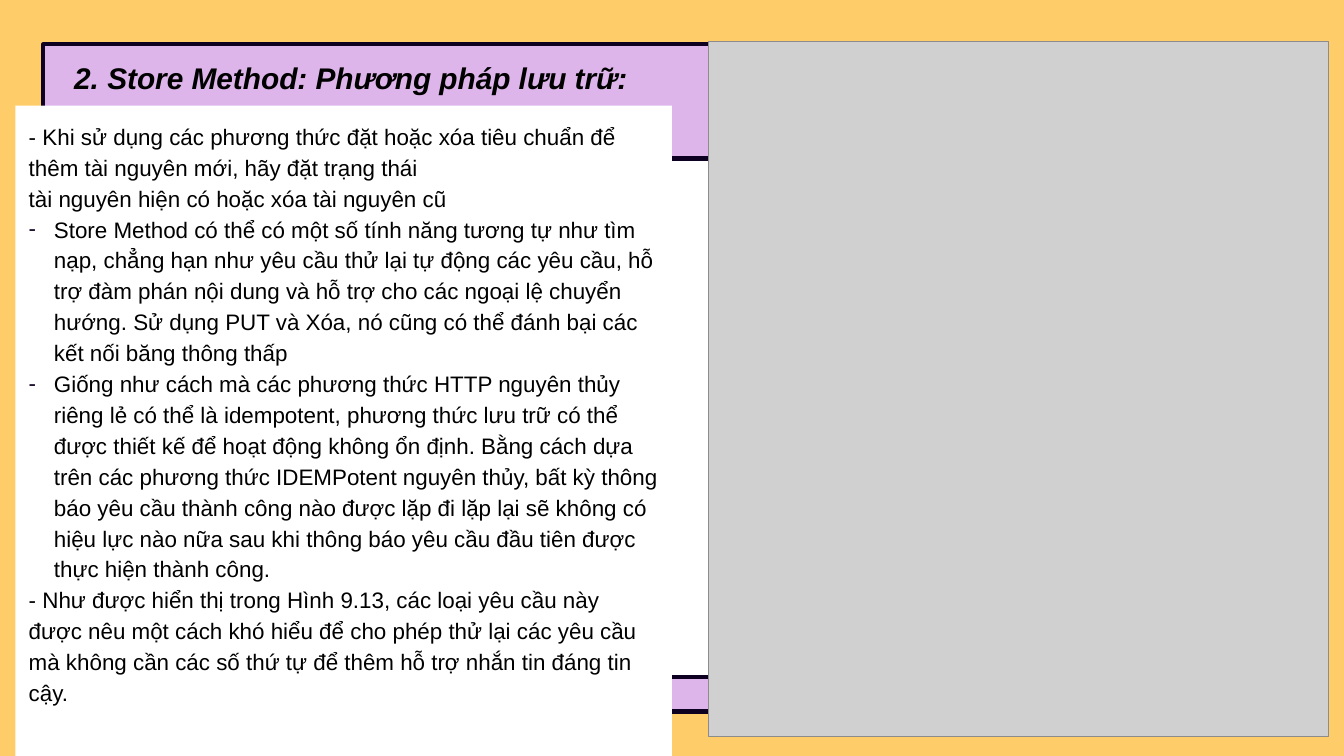
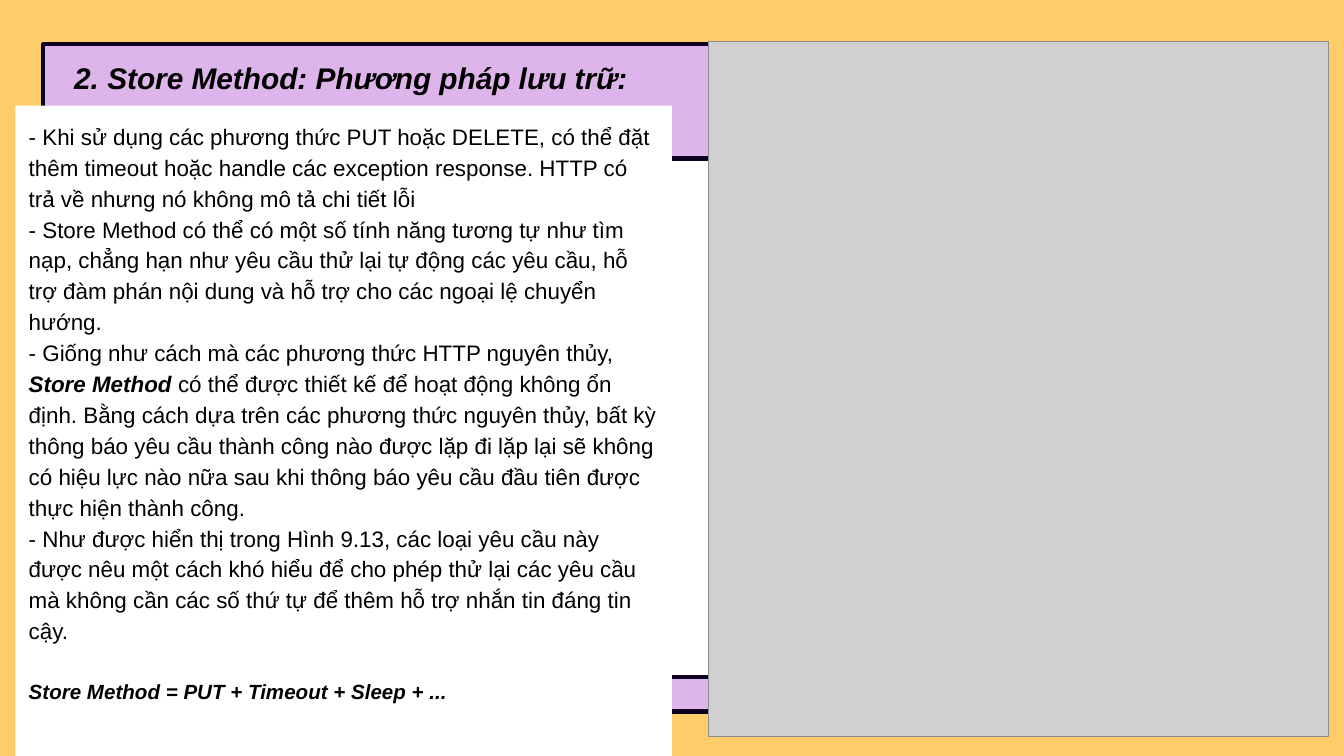
Before and after one commit to thinhotwp1/N1_14, a slide deck: slide 46 of 9.pptx. Drawn at 1344x756 pixels with LibreOffice and Linux fonts; fonts in the diff are those of the drawing; grey boxes stand for pictures. Boxes give left, top, right and bottom in pixels: in the first picture for what was removed or moved away, otherwise in the second. Text is boxed around its words. In the diff, an @@ line names an element or a change of style, - is before the commit and + after.

```diff
--- a/9.pptx
+++ b/9.pptx
@@ text in rectangle at <box>29,127,655,521</box>: text changed @@
-- Khi sử dụng các phương thức đặt hoặc xóa tiêu chuẩn để thêm tài nguyên mới, hãy đặt trạng thái
-tài nguyên hiện có hoặc xóa tài nguyên cũ
-– Store Method có thể có một số tính năng tương tự như tìm nạp, chẳng hạn như yêu cầu thử lại tự động các yêu cầu, hỗ trợ đàm phán nội dung và hỗ trợ cho các ngoại lệ chuyển hướng. Sử dụng PUT và Xóa, nó cũng có thể đánh bại các kết nối băng thông thấp
-– Giống như cách mà các phương thức HTTP nguyên thủy riêng lẻ có thể là idempotent, phương thức lưu trữ có thể được thiết kế để hoạt động không ổn định. Bằng cách dựa trên các phương thức IDEMPotent nguyên thủy, bất kỳ thông báo yêu cầu thành công nào được lặp đi lặp lại sẽ không có hiệu lực nào nữa sau khi thông báo yêu cầu đầu tiên được thực hiện thành công.
+- Khi sử dụng các phương thức PUT hoặc DELETE, có thể đặt thêm timeout hoặc handle các exception response. HTTP có trả về nhưng nó không mô tả chi tiết lỗi
+- Store Method có thể có một số tính năng tương tự như tìm nạp, chẳng hạn như yêu cầu thử lại tự động các yêu cầu, hỗ trợ đàm phán nội dung và hỗ trợ cho các ngoại lệ chuyển hướng.
+- Giống như cách mà các phương thức HTTP nguyên thủy, Store Method có thể được thiết kế để hoạt động không ổn định. Bằng cách dựa trên các phương thức nguyên thủy, bất kỳ thông báo yêu cầu thành công nào được lặp đi lặp lại sẽ không có hiệu lực nào nữa sau khi thông báo yêu cầu đầu tiên được thực hiện thành công.
@@ text in rectangle at <box>29,684,406,704</box>: paragraph added @@
+Store Method = PUT + Timeout + Sleep + ...
```
Also in this commit, not shown: 17 other slides changed, 1 slide removed.
